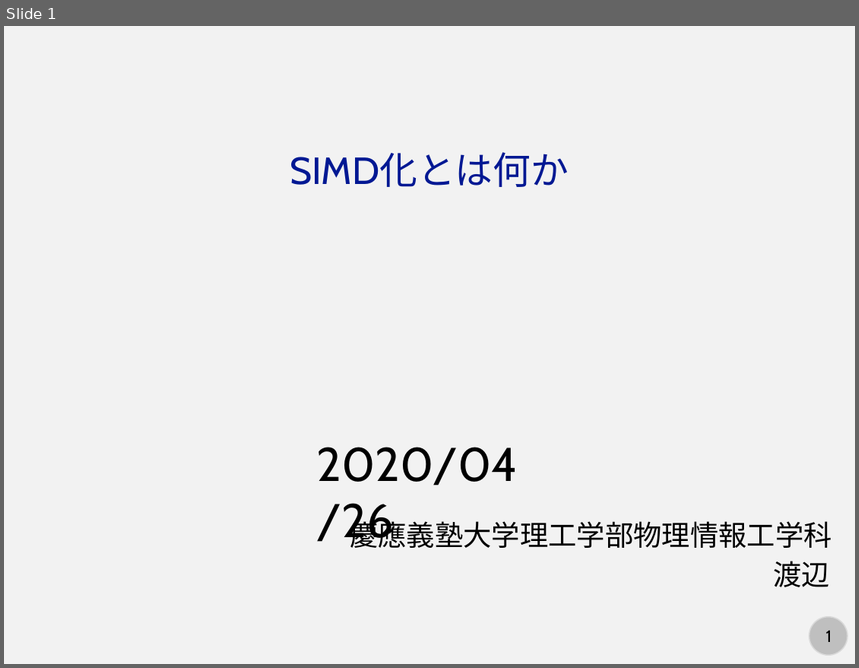
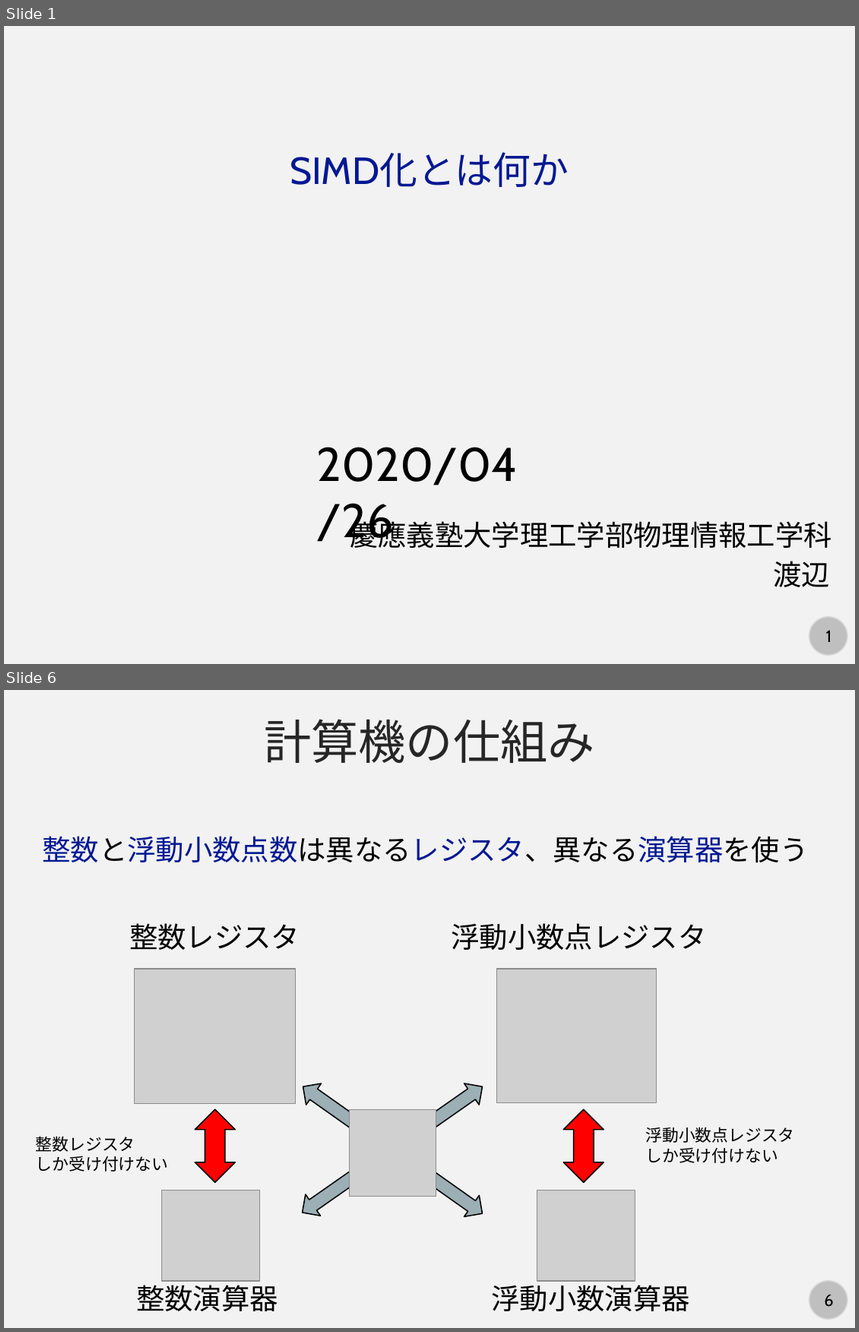
Before and after one commit to kaityo256/lab_startup, a slide deck: simd/fig/what_is_simd.pptx. Shown one above the other, each under a label of ours: slide 1 before the commit, slides 1 and 6 after it; the slides between them are not shown. The pictures are 859x668 and 859x1332 pixels, drawn with LibreOffice and Linux fonts; fonts in the diff are those of the drawing; grey boxes stand for pictures. Boxes give left, top, right and bottom in pixels: in the first picture for what was removed or moved away, otherwise in the second. Text is boxed around its words. In the diff, an @@ line names an element or a change of style, - is before the commit and + after.

```diff
--- a/simd/fig/what_is_simd.pptx
+++ b/simd/fig/what_is_simd.pptx
@@ slide 6 added at <box>4,690,855,1328</box>, background #F2F2F2; not listed: 2 template elements that a slide beside it also shows @@
@@ text added at <box>264,719,595,763</box>, 40 pt, text #262626 @@
+計算機の仕組み
@@ text added at <box>43,836,809,863</box>, 24 pt, text #011893 @@
+整数と浮動小数点数は異なるレジスタ、異なる演算器を使う
@@ text added at <box>129,923,300,950</box>, 24 pt, text #000000 @@
+整数レジスタ
@@ text added at <box>451,923,706,950</box>, 24 pt, text #000000 @@
+浮動小数点レジスタ
@@ picture added at <box>135,969,296,1103</box> @@
@@ picture added at <box>496,969,657,1103</box> @@
@@ up down arrow added at <box>295,1076,490,1225</box>, fill #9BAFB5, outline #000000 1 pt @@
@@ up down arrow added at <box>295,1076,490,1224</box>, fill #9BAFB5, outline #000000 1 pt @@
@@ up down arrow added at <box>195,1110,235,1182</box>, fill #FF0000, outline #000000 1 pt @@
@@ picture added at <box>350,1110,436,1196</box> @@
@@ up down arrow added at <box>563,1110,603,1182</box>, fill #FF0000, outline #000000 1 pt @@
@@ text added at <box>36,1136,168,1172</box>, 14 pt, text #000000 @@
+整数レジスタ
+しか受け付けない
@@ text added at <box>645,1127,794,1163</box>, 14 pt, text #000000 @@
+浮動小数点レジスタ
+しか受け付けない
@@ picture added at <box>161,1191,259,1281</box> @@
@@ picture added at <box>538,1191,636,1281</box> @@
@@ text added at <box>136,1281,278,1312</box>, 24 pt, text #000000 @@
+整数演算器
@@ text added at <box>492,1281,690,1312</box>, 24 pt, text #000000 @@
+浮動小数演算器
```
Also in this commit, not shown: 1 slide changed, 6 other slides added.
